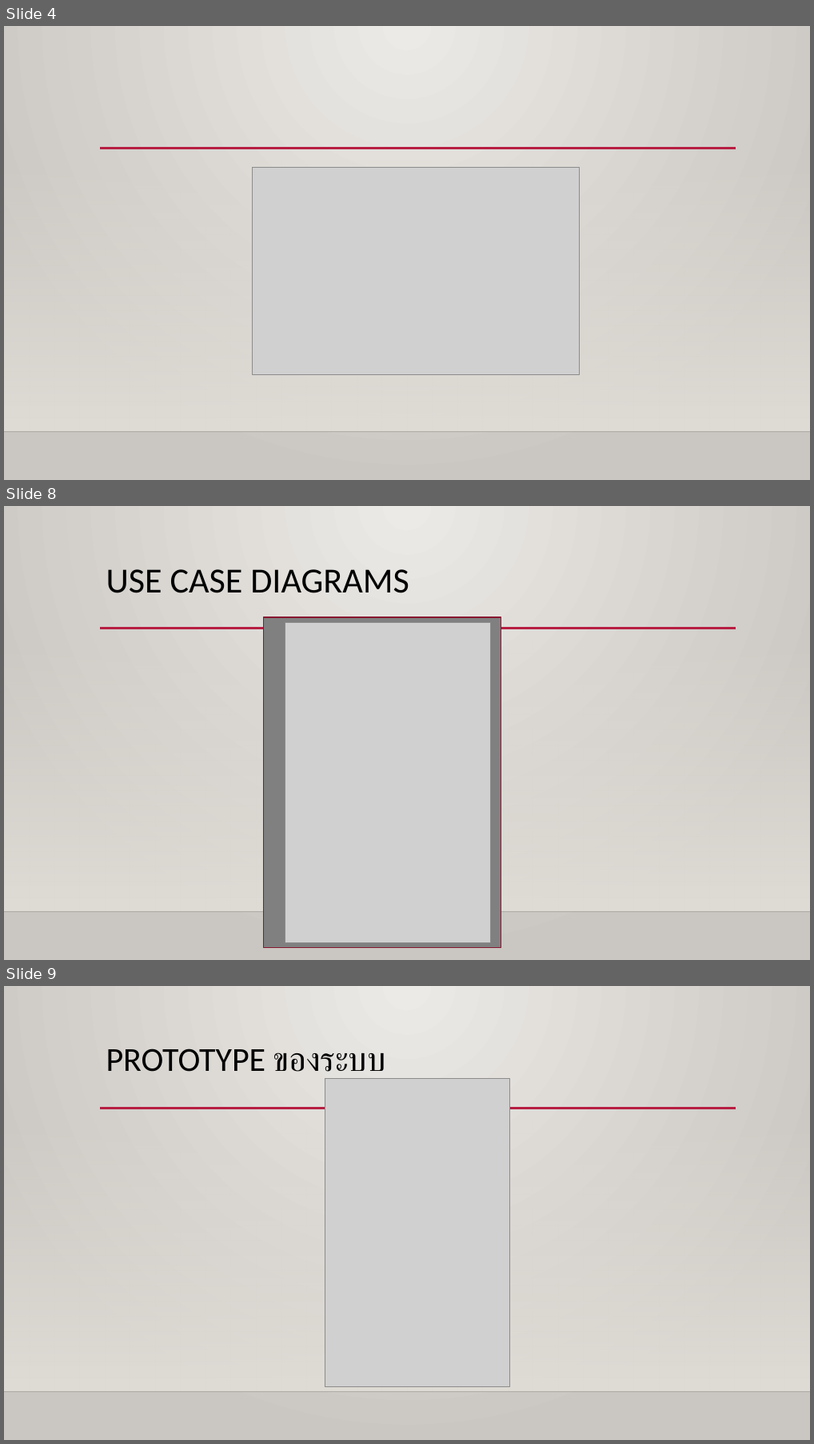
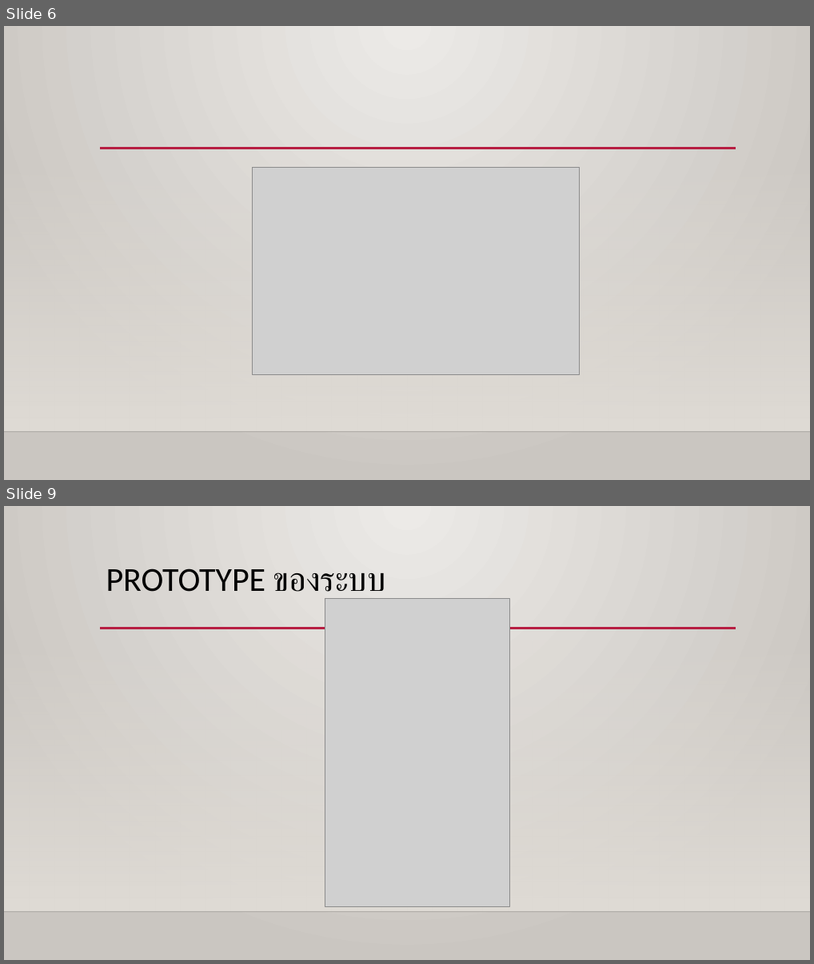
Before and after one commit to MrKriKri/project1, a slide deck: Diabetes Healthy.pptx. Shown one above the other, each under a label of ours: slides 4, 8 and 9 before the commit, slides 6 and 9 after it; the slides between them are not shown. The pictures are 814x1444 and 814x964 pixels, drawn with LibreOffice and Linux fonts; fonts in the diff are those of the drawing; grey boxes stand for pictures; background and template pictures are left out. Boxes give left, top, right and bottom in pixels: in the first picture for what was removed or moved away, otherwise in the second. Text is boxed around its words. In the diff, an @@ line names an element or a change of style, - is before the commit and + after.

```diff
--- a/Diabetes Healthy.pptx
+++ b/Diabetes Healthy.pptx
@@ slide 8 removed at (4, 506, 810, 960), background gradient #ECEAE7 to #CAC7C1; not listed: 3 template elements that a slide beside it also shows @@
@@ title removed at (106, 569, 409, 593) @@
-USE CASE DIAGRAMS
@@ rectangle removed at (263, 617, 502, 948) @@
@@ picture removed at (286, 623, 490, 942) @@
@@ what was slide 4 is now slide 6 @@
```
Also in this commit, not shown: 2 slides changed, 4 slides added, 3 other slides removed, 10 other files.
